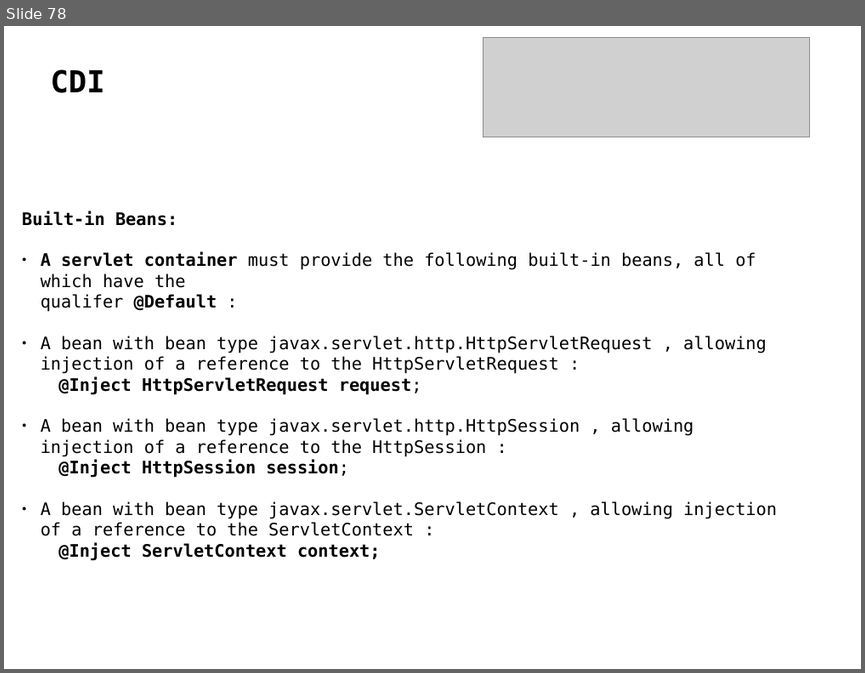
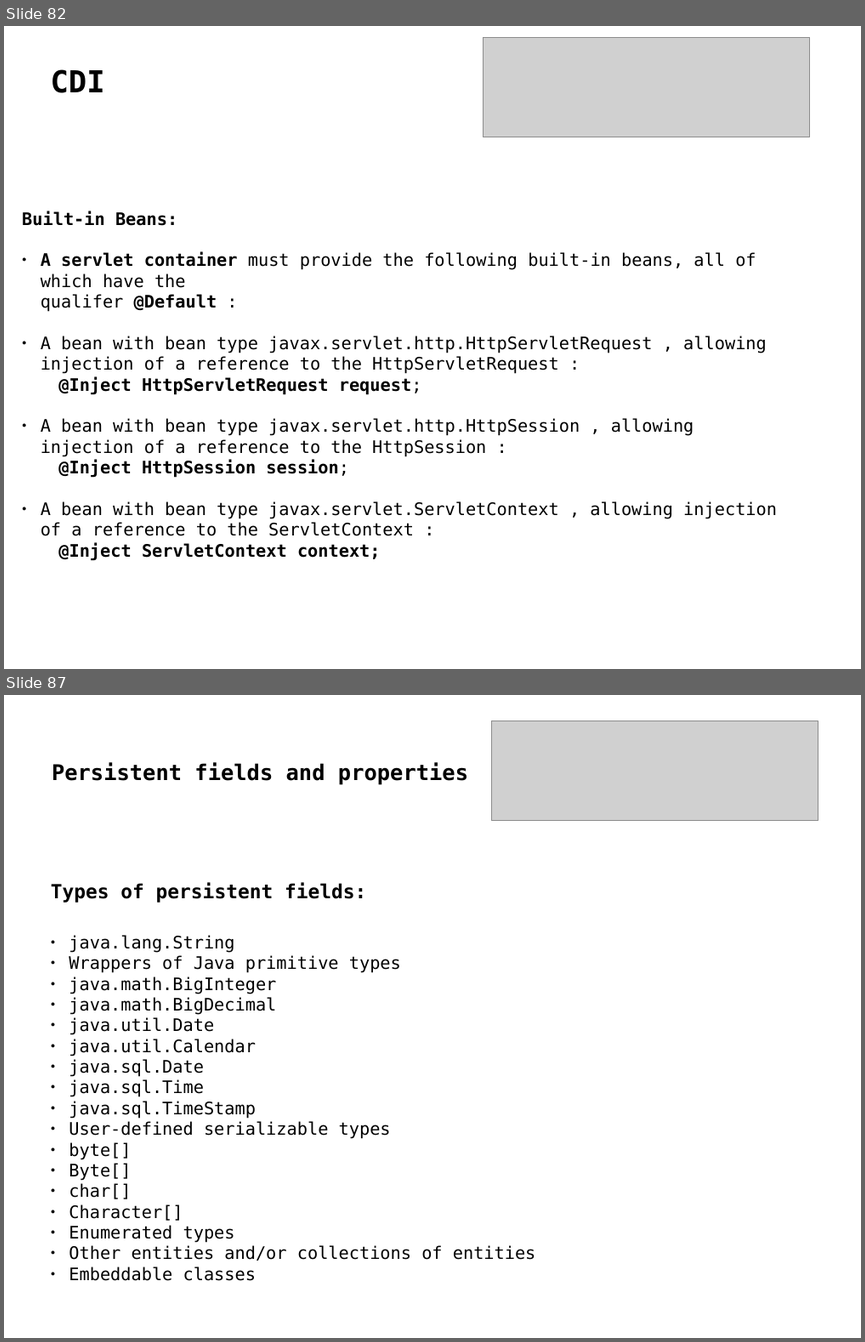
Before and after one commit to delia-popescu/javaee-demo, a slide deck: javaee7.odp. Shown one above the other, each under a label of ours: slide 78 before the commit, slides 82 and 87 after it; the slides between them are not shown. The pictures are 865x673 and 865x1342 pixels, drawn with LibreOffice and Linux fonts; fonts in the diff are those of the drawing; grey boxes stand for pictures. Boxes give left, top, right and bottom in pixels: in the first picture for what was removed or moved away, otherwise in the second. Text is boxed around its words. In the diff, an @@ line names an element or a change of style, - is before the commit and + after.

```diff
--- a/javaee7.odp
+++ b/javaee7.odp
@@ slide 87 added at (x1=4, y1=695, x2=861, y2=1338), background #FFFFFF @@
@@ picture added at (x1=492, y1=721, x2=818, y2=820) @@
@@ title added at (x1=52, y1=763, x2=468, y2=785), 20 pt, text #000000, bold @@
+Persistent fields and properties
@@ text added at (x1=51, y1=883, x2=536, y2=1281), 16 pt, text #000000 @@
+Types of persistent fields:
+● java.lang.String
+● Wrappers of Java primitive types
+● java.math.BigInteger
+● java.math.BigDecimal
+● java.util.Date
+● java.util.Calendar
+● java.sql.Date
+● java.sql.Time
+● java.sql.TimeStamp
+● User-defined serializable types
+● byte[]
+● Byte[]
+● char[]
+● Character[]
+● Enumerated types
+● Other entities and/or collections of entities
+● Embeddable classes
@@ what was slide 78 is now slide 82 @@
```
Also in this commit, not shown: 31 other slides added, 26 slides removed, 43 other files.
